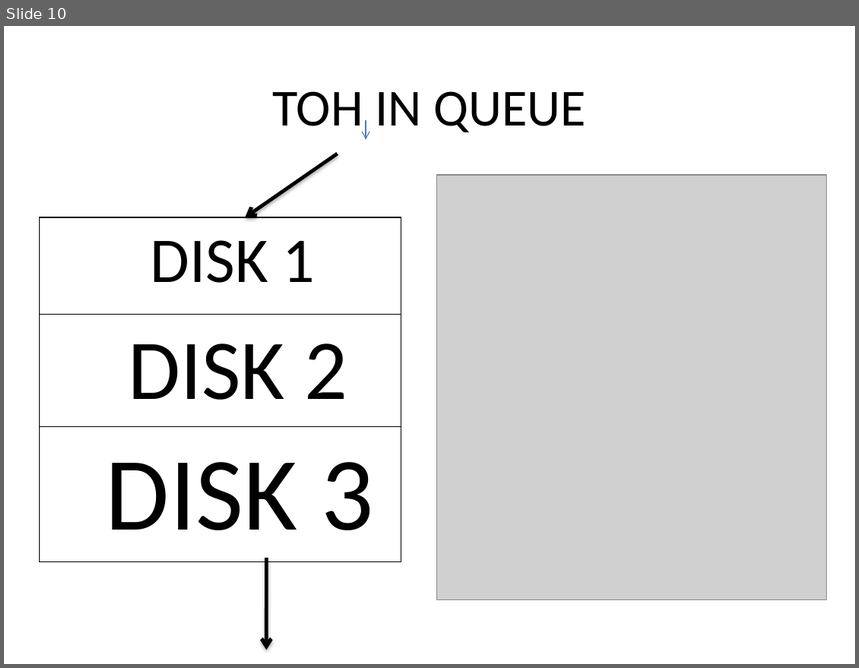
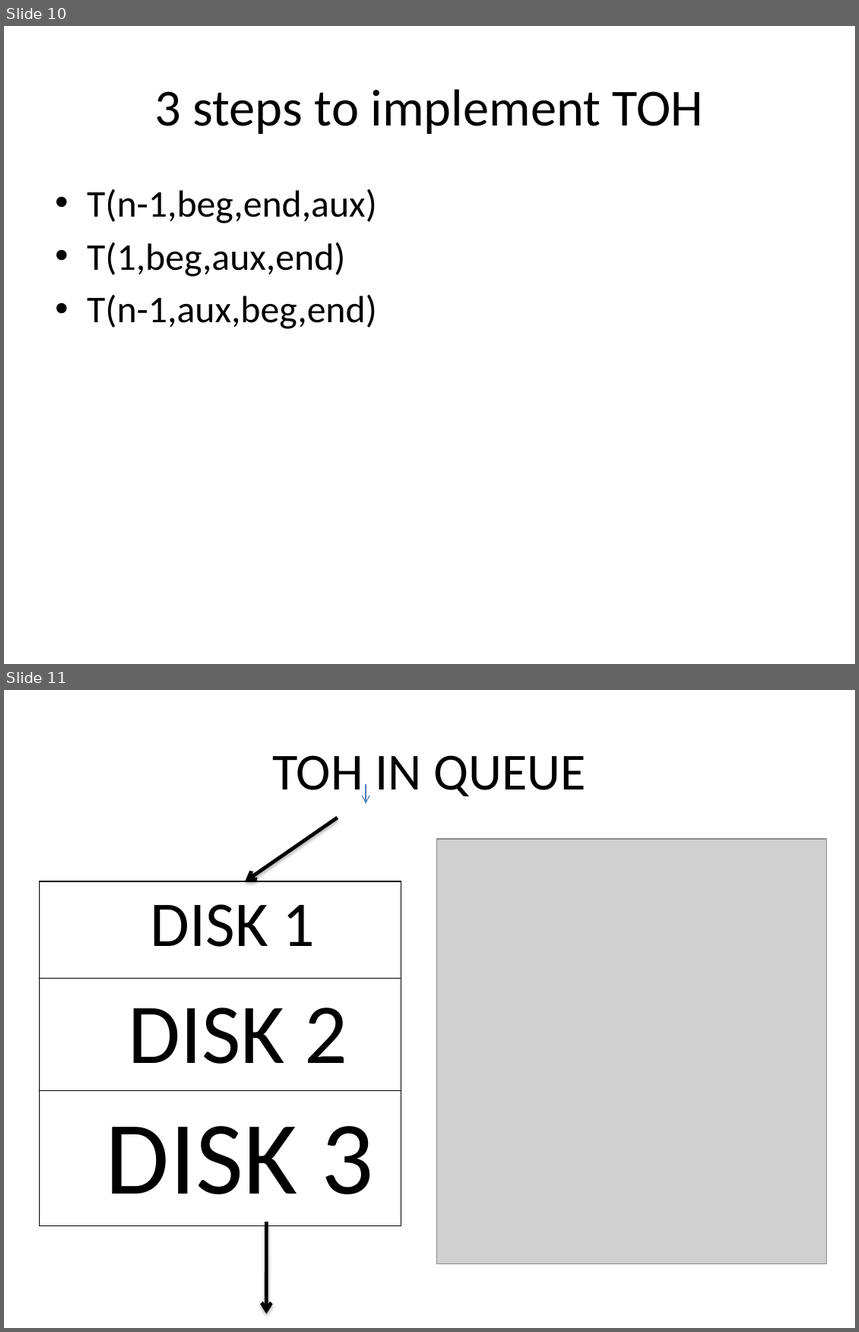
Before and after one commit to sruthi-dindu/sruthi-lakshmi, a slide deck: Toh.pptx. Shown one above the other, each under a label of ours: slide 10 before the commit, slides 10 and 11 after it. The pictures are 859x668 and 859x1332 pixels, drawn with LibreOffice and Linux fonts; fonts in the diff are those of the drawing; grey boxes stand for pictures. Boxes give left, top, right and bottom in pixels: in the first picture for what was removed or moved away, otherwise in the second. Text is boxed around its words. In the diff, an @@ line names an element or a change of style, - is before the commit and + after.

```diff
--- a/Toh.pptx
+++ b/Toh.pptx
@@ slide 10 added at (4,26,855,664), background #FFFFFF @@
@@ title added at (155,89,703,134), 44 pt, text #000000 @@
+3 steps to implement TOH
@@ text added at (87,189,377,329), 32 pt, text #000000 @@
+• T(n-1,beg,end,aux)
+• T(1,beg,aux,end)
+• T(n-1,aux,beg,end)
@@ what was slide 10 is now slide 11 @@
```
Also in this commit, not shown: 2 slides changed, 1 other slide added, 1 slide removed.
